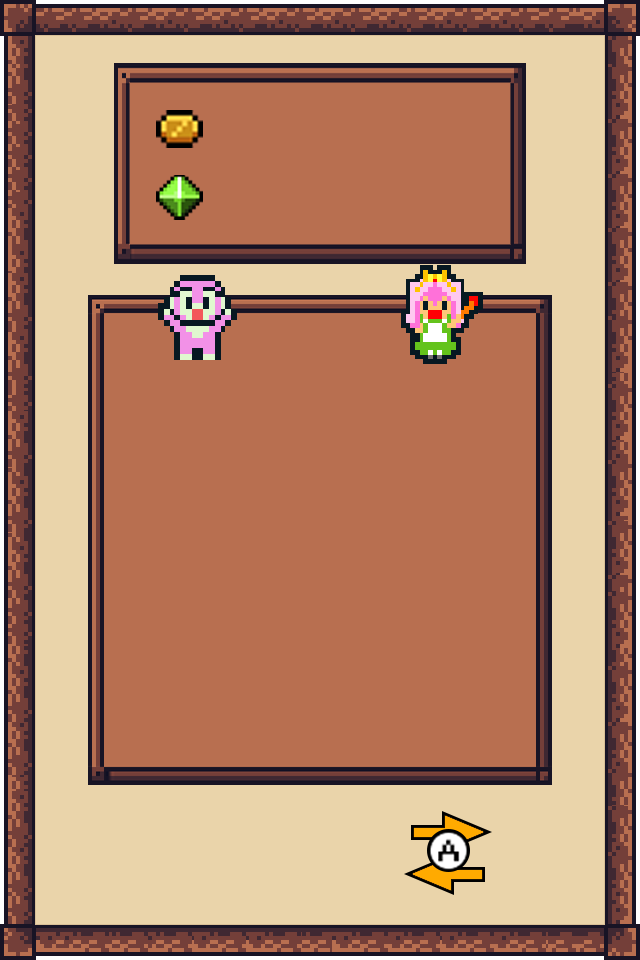
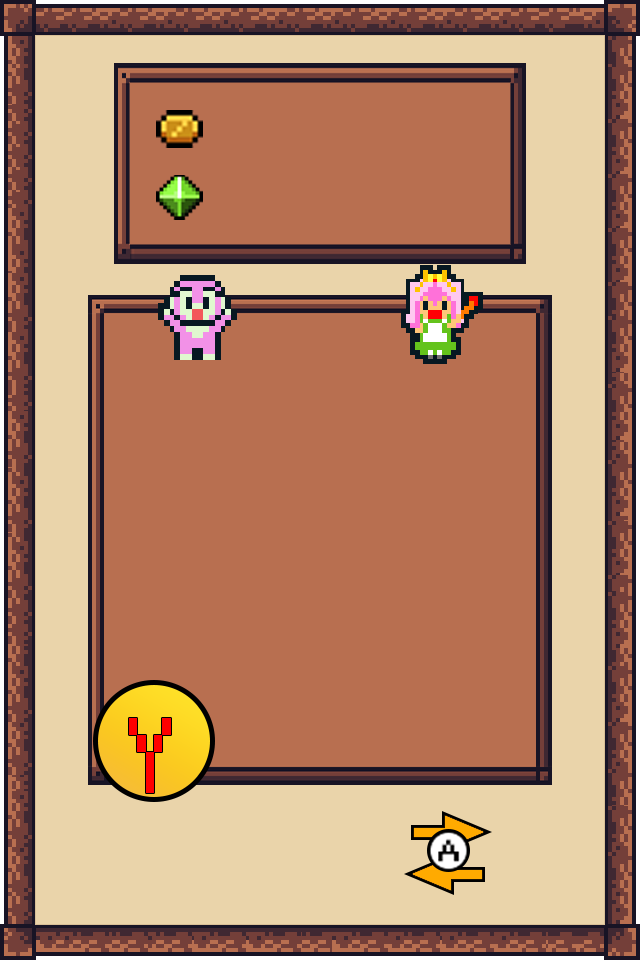
Two versions of the same layered image (w=640, h=960). Layer-by-layer changes:
added layer "Y" above "楕円形 2" over left=129, top=718, right=171, bottom=793
added layer "楕円形 2" above "レイヤー 28" over left=93, top=680, right=215, bottom=802
